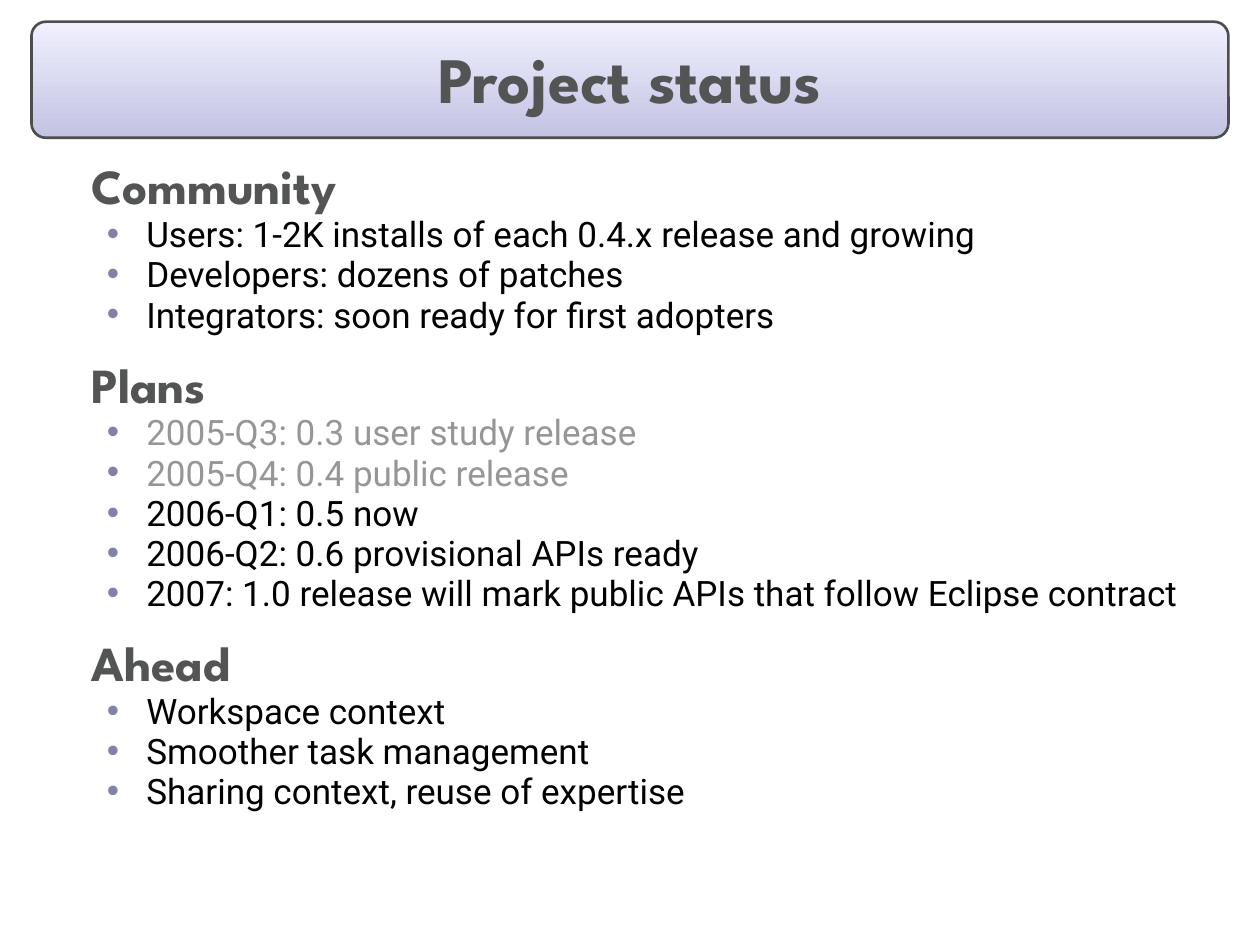
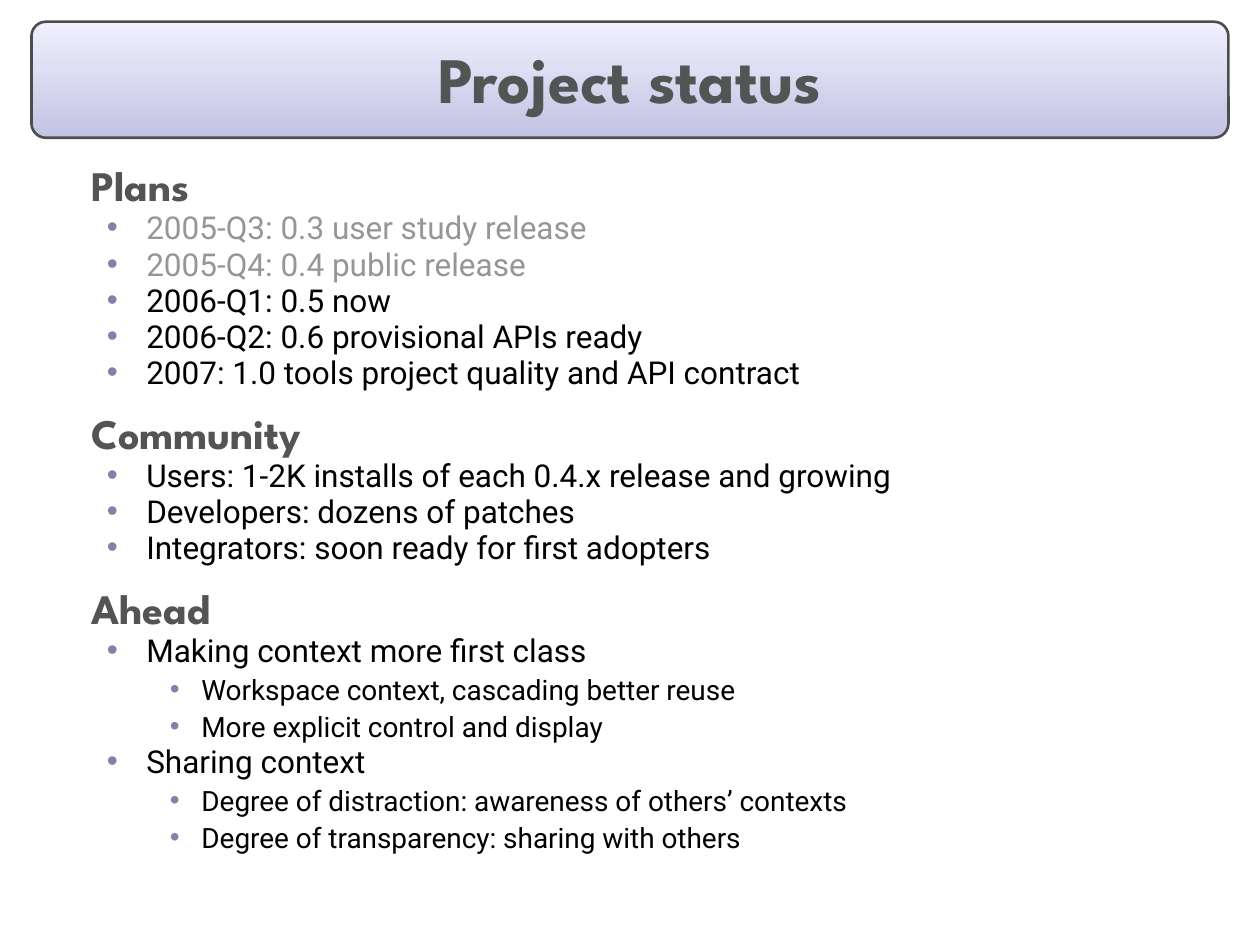
Before and after one commit to eclipse-mylyn/mylyn-website, a slide deck: slide 18 of publications/2006-03-mylar-eclipsecon.ppt. Drawn at 1260x945 pixels with LibreOffice and Linux fonts; fonts in the diff are those of the drawing. Boxes give left, top, right and bottom in pixels: in the first picture for what was removed or moved away, otherwise in the second. Text is boxed around its words. In the diff, an @@ line names an element or a change of style, - is before the commit and + after.

Commit message:
Progress on: prepare eclipsecon talk and slides

```diff
--- a/publications/2006-03-mylar-eclipsecon.ppt
+++ b/publications/2006-03-mylar-eclipsecon.ppt
@@ text at [91, 171, 975, 336]: paragraphs removed @@
-  Community
-  • Users: 1-2K installs of each 0.4.x release and growing
-  • Developers: dozens of patches
-  • Integrators: soon ready for first adopters
@@ text at [91, 172, 642, 625]: size 28 to 24 pt in "Plans", "Ahead"; size 20 to 18 pt in "2005-Q3: 0.3 user study release", "2005-Q4: 0.4 public release", "2006-Q1: 0.5 now", "2006-Q2: 0.6 provisional APIs ready"; less space between paragraphs @@
@@ text at [91, 360, 890, 566]: text changed; size 20 to 18 pt @@
-  • 2007: 1.0 release will mark public APIs that follow Eclipse contract
+  • 2007: 1.0 tools project quality and API contract
+  Community
+  • Users: 1-2K installs of each 0.4.x release and growing
+  • Developers: dozens of patches
+  • Integrators: soon ready for first adopters
@@ text at [146, 638, 847, 854]: text changed; size 20 to 16 pt @@
-  • Workspace context
-  • Smoother task management
-  • Sharing context, reuse of expertise
+  • Making context more first class
+    • Workspace context, cascading better reuse
+    • More explicit control and display
+  • Sharing context
+    • Degree of distraction: awareness of others’ contexts
+    • Degree of transparency: sharing with others
```
Also in this commit, not shown: 17 other slides changed.
